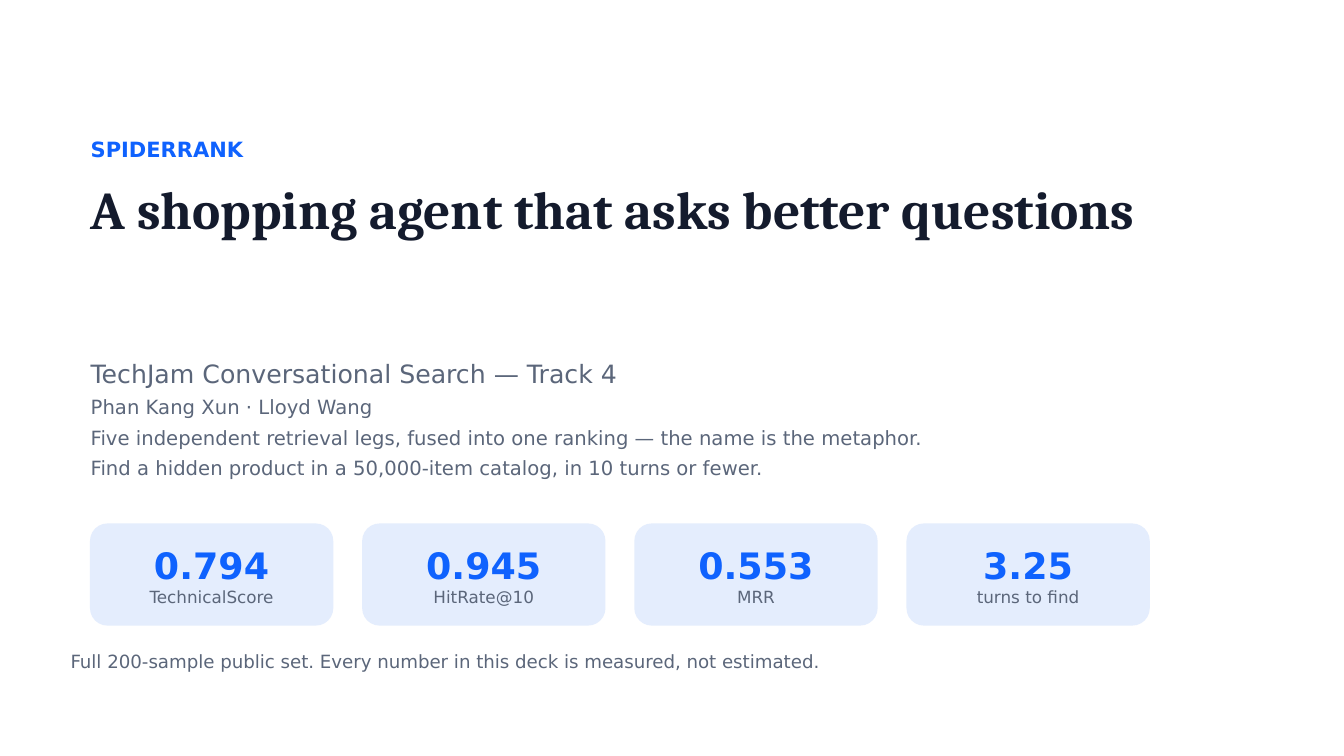
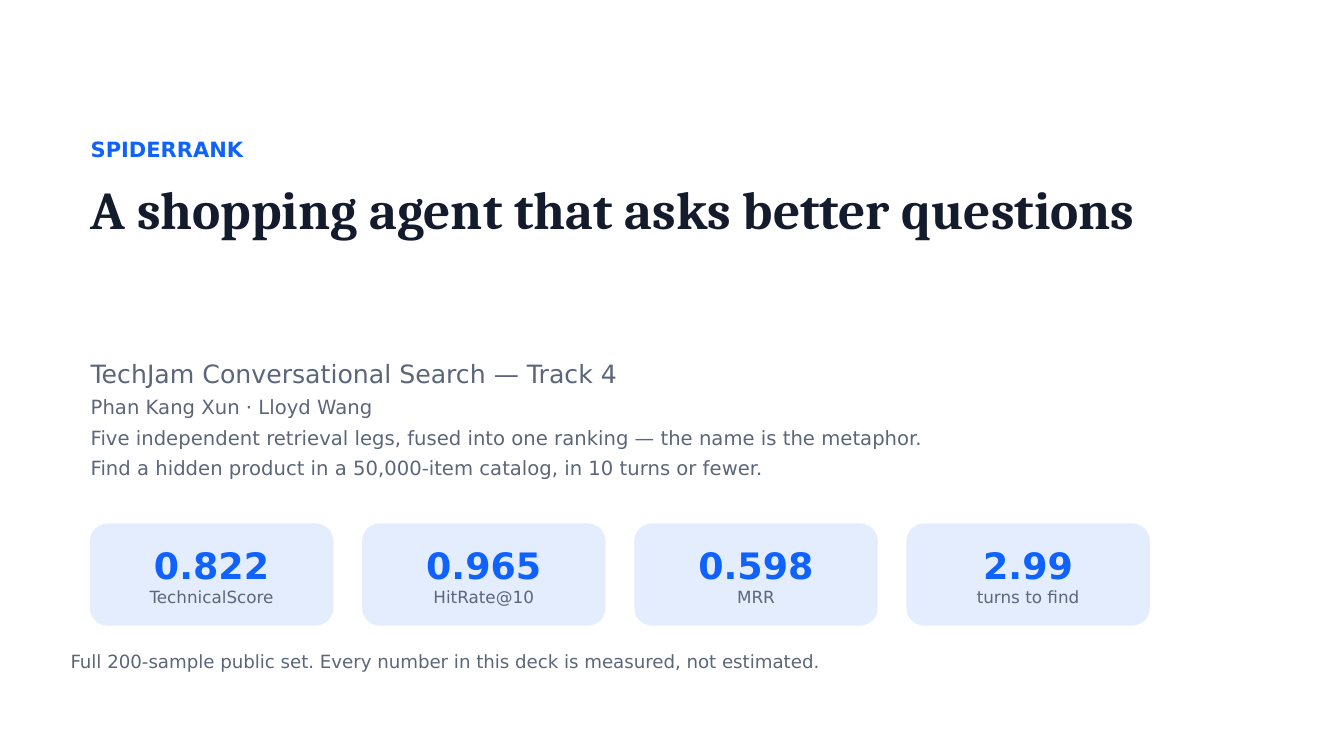
Before and after one commit to kxphan05/Spider-Rank, a slide deck: slide 1 of dist/techjam_track4.pptx. Drawn at 1344x756 pixels with LibreOffice and Linux fonts; fonts in the diff are those of the drawing. Boxes give left, top, right and bottom in pixels: in the first picture for what was removed or moved away, otherwise in the second. Text is boxed around its words. In the diff, an @@ line names an element or a change of style, - is before the commit and + after.

```diff
--- a/dist/techjam_track4.pptx
+++ b/dist/techjam_track4.pptx
@@ text in rounded rectangle at (154, 552, 269, 580): text changed @@
-0.794
+0.822
@@ text in rounded rectangle at (426, 552, 541, 580): text changed @@
-0.945
+0.965
@@ text in rounded rectangle at (698, 552, 813, 580): text changed @@
-0.553
+0.598
@@ text in rounded rectangle at (983, 552, 1073, 580): text changed @@
-3.25
+2.99
```
Also in this commit, not shown: 1 other slide changed, 2 other files.
